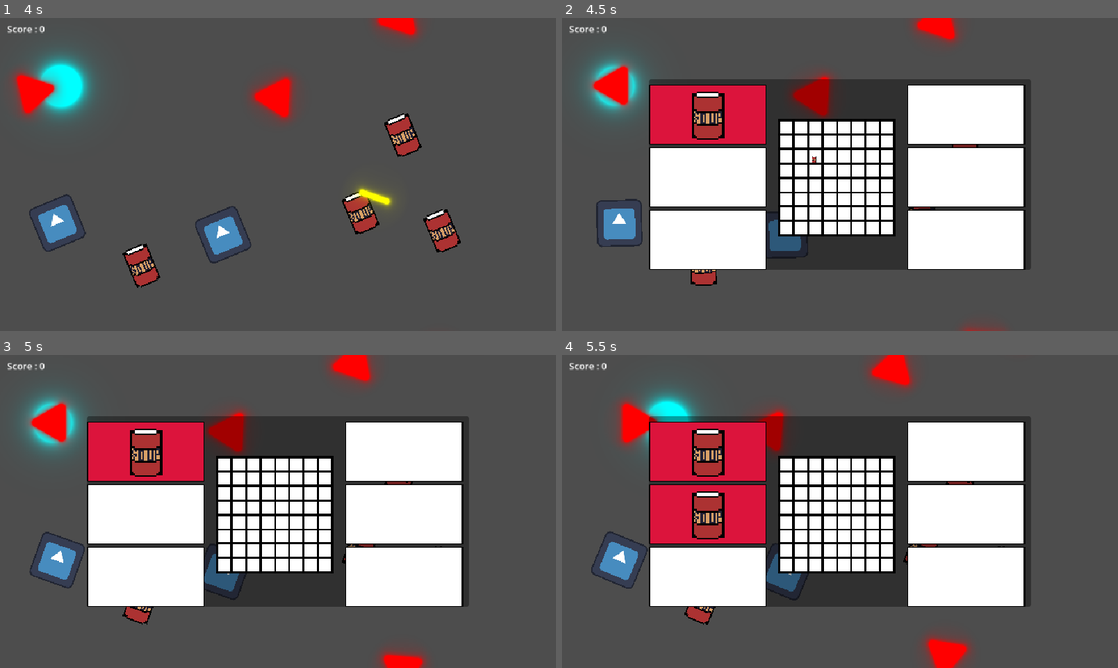
Above: before the commit, frames 1-4 (two rows, left to right).
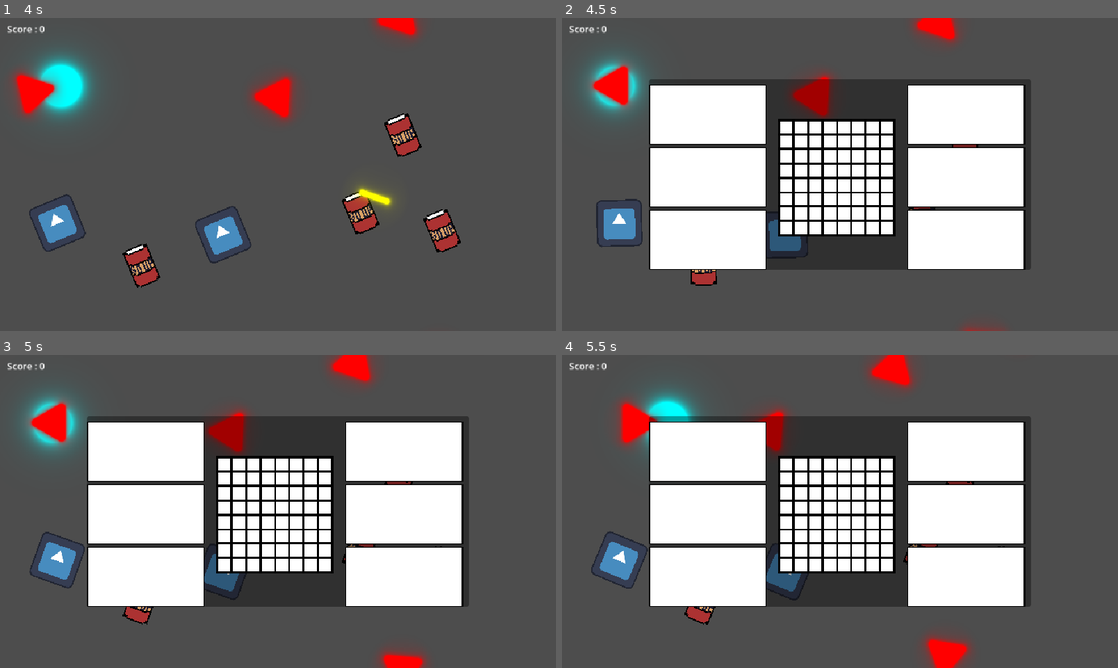
Above: after the commit, the same moments.

Repository: loco-choco/quantux-ui-experiment
Game: Godot game, scene res://main.tscn
Same seed, same stepped clock (60 frames per second), same inputs: the game is played once before the commit and once after it. The engine's default icon, where the game draws it, is replaced by a stand-in: a white triangle on a blue panel in a dark square.
Inputs (mouse positions are in pixels of both pictures, inside the frame that each line leads up to):
- Up to frame 1 (4 s): move the mouse to (400, 158) at 0.52 s; hold Left (player_move_x_neg) 0.53-1.28 s; click (400, 158) at 0.67 s; move the mouse to (166, 190) at 1.27 s; tap Right (player_move_x_pos) at 1.35 s; click (166, 190) at 1.42 s; move the mouse to (333, 105) at 2.02 s; hold Up (player_move_y_neg) 2.03-2.78 s; click (333, 105) at 2.17 s; move the mouse to (250, 237) at 2.77 s; tap Down (player_move_y_pos) at 2.85 s; click (250, 237) at 2.92 s; move the mouse to (444, 221) at 3.52 s; tap E (shoot) at 3.6 s; click (444, 221) at 3.67 s
- Up to frame 2 (4.5 s): tap Space (hud_toggle_inventory) at 4.15 s; move the mouse to (706, 115) at 4.27 s; tap Left (player_move_x_neg) at 4.35 s; click (706, 115) at 4.42 s
- Up to frame 3 (5 s): click (144, 452) at 4.9 s
- Up to frame 4 (5.5 s): move the mouse to (706, 514) at 5.02 s; hold Right (player_move_x_pos) from 5.03 s (still down); click (706, 514) at 5.17 s

Frame 1 is identical in both runs. In frame 2, 3.8% of the frame differs, in the area x 15-46%, y 21-47%; in frame 3, 3.8%; in frame 4, 7.7%, in the area x 15-37%, y 21-61%.

Commit message:
added simple auto place item heuristic and reenabled item pickups

Diff:
--- a/inventories/grid/inventory.gd
+++ b/inventories/grid/inventory.gd
@@ -4,12 +4,11 @@
 @onready var item_grid: ItemGrid = $MarginContainer/AspectRatioContainer/PanelContainer/MarginContainer/HBoxContainer/AspectRatioContainer/Bag
 
 func add_item(item_data: ItemData) -> bool:
-	#var inventory_item = inventory_item_scene.instantiate()
-	#inventory_item.data = item_data
-	#add_child(inventory_item)
-	#var success = item_grid.attempt_to_add_item_data(inventory_item)
-	#if !success:
-	#	print("Item doesn't fit!")
-	#	inventory_item.queue_free()
-	#return success
-	return false
+	var inventory_item = inventory_item_scene.instantiate()
+	inventory_item.data = item_data
+	add_child(inventory_item)
+	var success = item_grid.attempt_to_add_item_data(inventory_item)
+	if !success:
+		print("Item doesn't fit!")
+		inventory_item.queue_free()
+	return success
--- a/inventories/grid/inventory.tscn
+++ b/inventories/grid/inventory.tscn
@@ -128,10 +128,12 @@
 layout_mode = 2
 infinity_size = true
 
-[node name="InventoryItem" parent="." groups=["held_item"] instance=ExtResource("5_2obg0")]
+[node name="InventoryItem" parent="." instance=ExtResource("5_2obg0")]
+visible = false
 position = Vector2(427, 236)
 is_picked = true
 
-[node name="InventoryItem2" parent="." groups=["held_item"] instance=ExtResource("5_2obg0")]
+[node name="InventoryItem2" parent="." instance=ExtResource("5_2obg0")]
+visible = false
 position = Vector2(427, 236)
 is_picked = true
--- a/inventories/grid/item_grid.gd
+++ b/inventories/grid/item_grid.gd
@@ -10,7 +10,6 @@
 	grid.rows = rows
 	grid.columns = columns
 	create_slots()
-
 
 func create_slots() -> void:
 	var slots: Array[InventorySlot] = []
@@ -27,3 +26,12 @@
 			slot.right_neighbor  = slots[x + 1 + y * rows]   if x < columns - 1 else null
 			slot.left_neighbor   = slots[x - 1 + y * rows]   if x > 0           else null
 			slot.set_neighbors_as_next_on_focus()
+
+func attempt_to_add_item_data(item: InventoryItem) -> bool:
+	for s : InventorySlot in grid.get_children():
+			if s.set_item(item):
+				var item_rect : Rect2 = Rect2(s.global_position, \
+											  s.size * Vector2(item.dimensions))
+				item.get_placed(item_rect)
+				return true
+	return false
